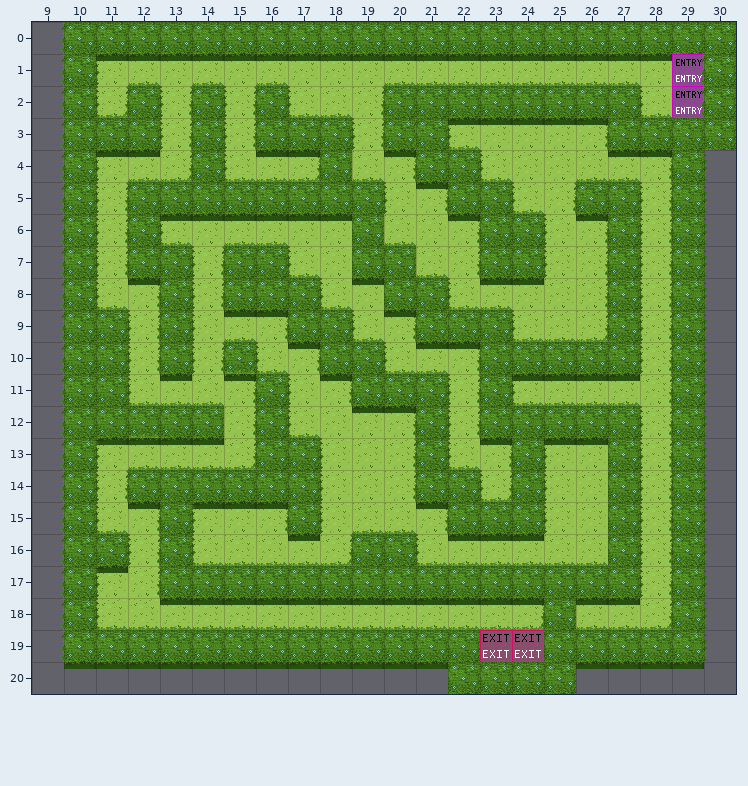
Tiled map (JSON), stored at audience_response_wa/labyrinth2.tmj. That is the earlier state.
Cells are 32x32 px. Shown: x 9..30, y 0..20.
Now the later version:
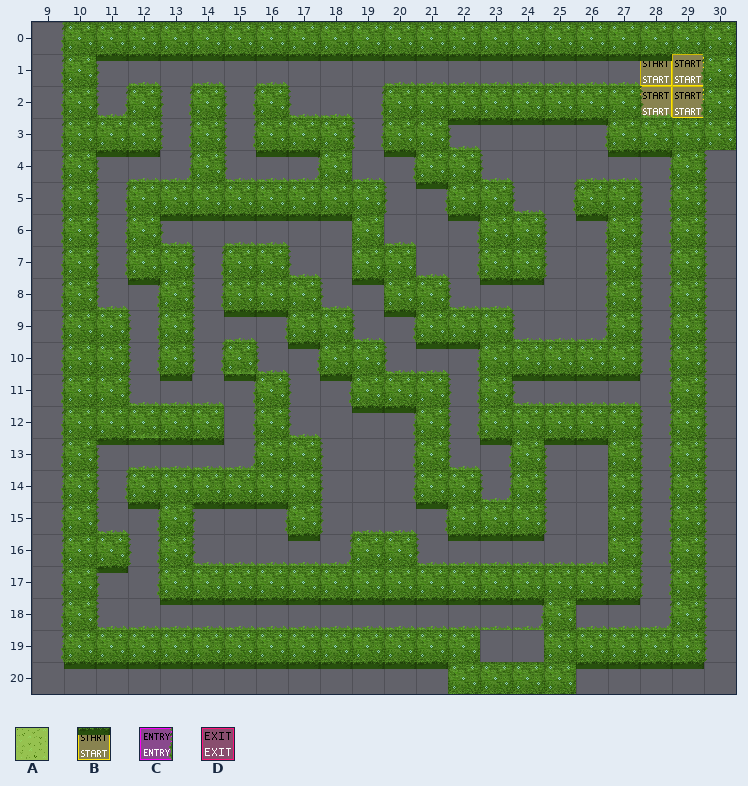
Key: from "WA_Exterior": A 696; from "WA_Special_Zones": B 1, C 4, D 5.
_ is an empty cell, # one hidden under a higher layer, . an unchanged one.
See-through tiles are keyed as they look on the map.
What changed:
--- layer "start"
@@ x 28..29 @@
- 1 __
- 2 __
+ 1 BB
+ 2 BB
--- layer "Inofs" (now hidden)
@@ x 11..22 @@
- 2 #...........
- 3 ...........#
+ 2 _...........
+ 3 ..........._
@@ x 24..24 @@
-11 #
+11 _
@@ x 14..26 @@
-13 ............#
-14 .........#...
-15 #............
+13 ............_
+14 ........._...
+15 _............
--- layer "Türen/Exit" (now hidden)
@@ x 28..28 @@
- 1 #
+ 1 _
@@ x 23..24 @@
-19 DD
+19 __
--- layer "Türen/Entry" (now hidden)
@@ x 29..29 @@
- 1 C
- 2 C
+ 1 _
+ 2 _
--- layer "collisions" (now hidden)
@@ x 24..24 @@
-16 #
+16 _
--- layer "floor/floor1" (now hidden)
@@ x 11..28 @@
- 1 AAAAAAAAAAAAAAAAAA
- 2 A.A.A.AAA........A
- 3 ..A.A...A..AAAAA..
- 4 AAA.AAA.AA..AAAAAA
- 5 A........AA..AA..A
- 6 A.AAAAAA.AAA..AA.A
- 7 A..A..AA..AA..AA.A
- 8 AA.A...AA..AAAAA.A
- 9 .A.AAA..AA...AAA.A
-10 .A.A.AA..AAA.....A
-11 .AAAA.AA...A.AAAAA
-12 ....A.AAAA.A.....A
-13 AAAAA..AAA.AA.AA.A
-14 A......AAA..A.AA.A
-15 AA.AAA.AAAA...AA.A
-16 .A.AAAAA..AAAAAA.A
-17 AA...............A
-18 AAAAAAAAAAAAAA.AAA
+ 1 __________________
+ 2 _._._.___........_
+ 3 .._._..._.._____..
+ 4 ___.___.__..______
+ 5 _........__..__.._
+ 6 _.______.___..__._
+ 7 _.._..__..__..__._
+ 8 __._...__.._____._
+ 9 ._.___..__...___._
+10 ._._.__..___....._
+11 .____.__..._._____
+12 ...._.____._....._
+13 _____..___.__.__._
+14 _......___.._.__._
+15 __.___.____...__._
+16 ._._____..______._
+17 __..............._
+18 ______________.___
Where, in picture pixels (left, top, right, bottom), the same in both pictures:
changed: (96, 54, 704, 662)
